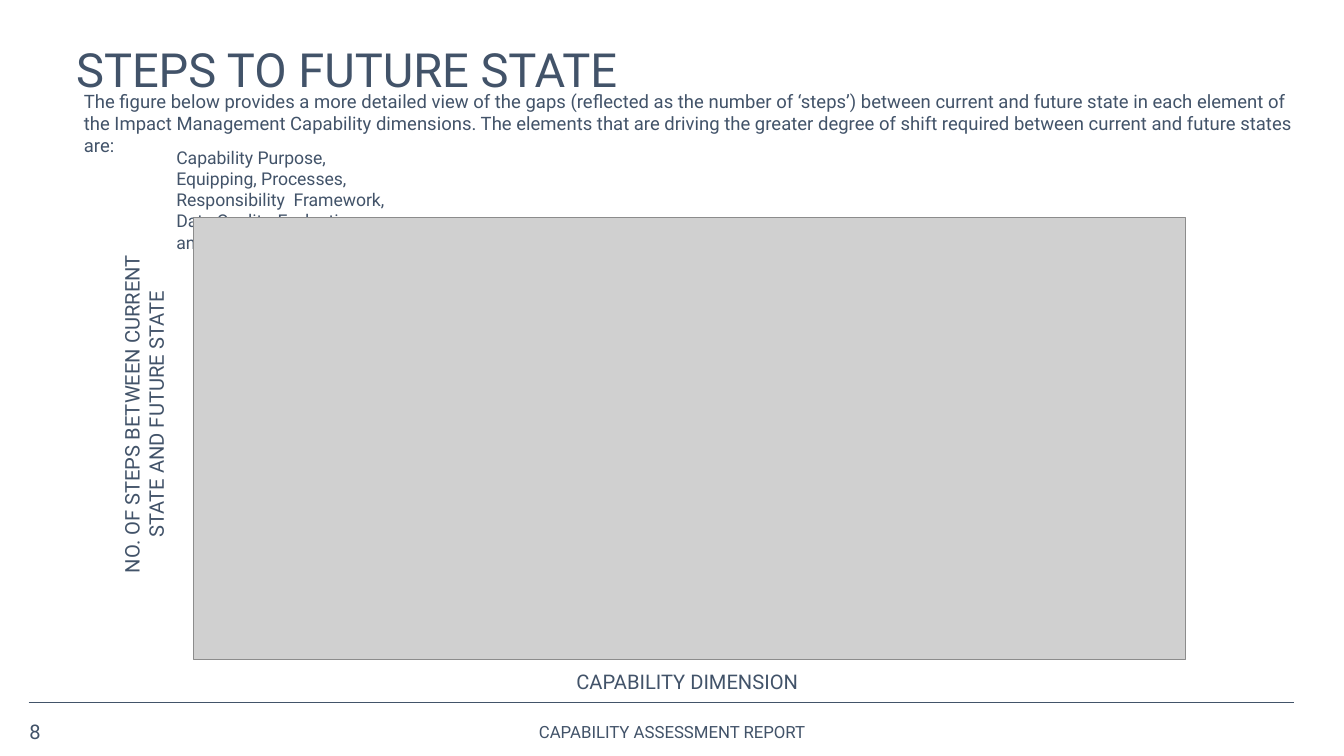
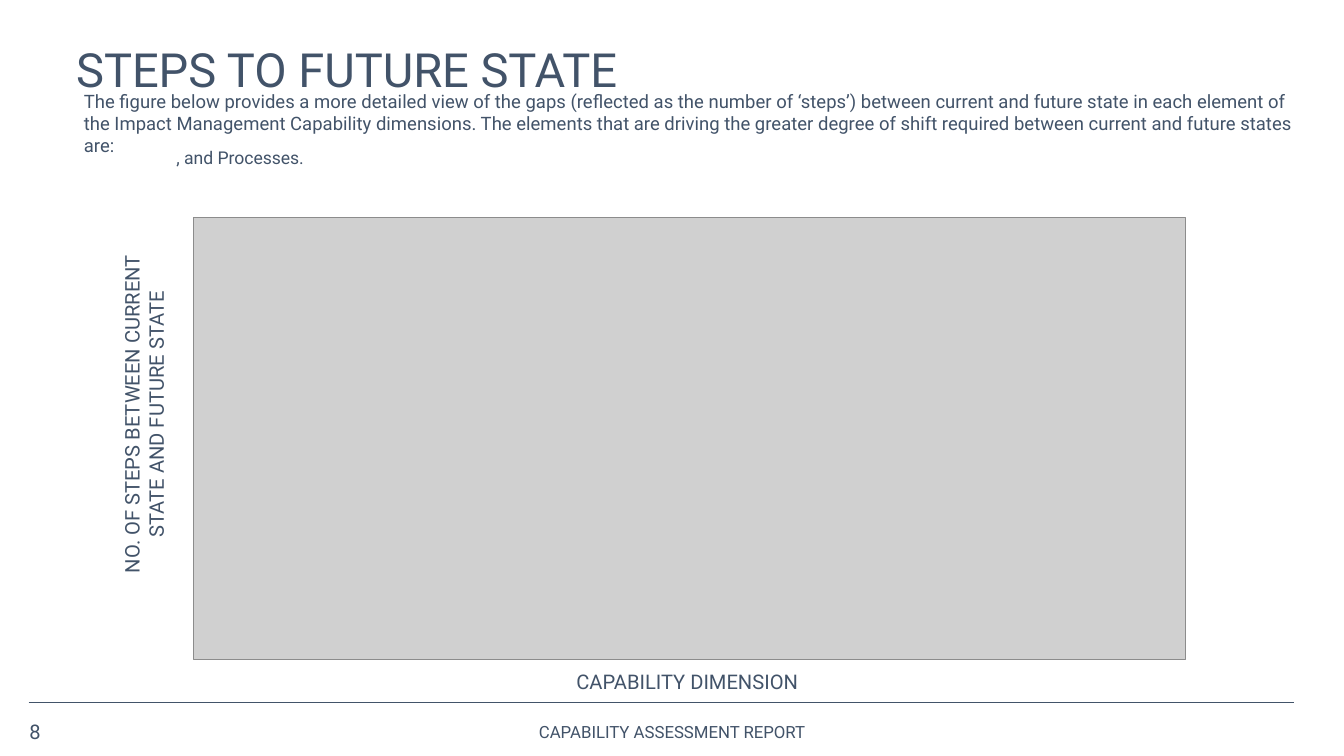
Before and after one commit to opus-meum/power-automate, a slide deck: slide 8 of Capability Assessment Report.pptx. Drawn at 1344x756 pixels with LibreOffice and Linux fonts; fonts in the diff are those of the drawing; grey boxes stand for pictures; background and template pictures are left out. Boxes give left, top, right and bottom in pixels: in the first picture for what was removed or moved away, otherwise in the second. Text is boxed around its words. In the diff, an @@ line names an element or a change of style, - is before the commit and + after.

```diff
--- a/Capability Assessment Report.pptx
+++ b/Capability Assessment Report.pptx
@@ text at (184,151,304,164): text changed @@
-Capability Purpose, Equipping, Processes, Responsibility Framework, Data Quality, Evaluation, and Reporting Framework.
+, and Processes.
```
Also in this commit, not shown: 9 other slides changed, 19 other files.
